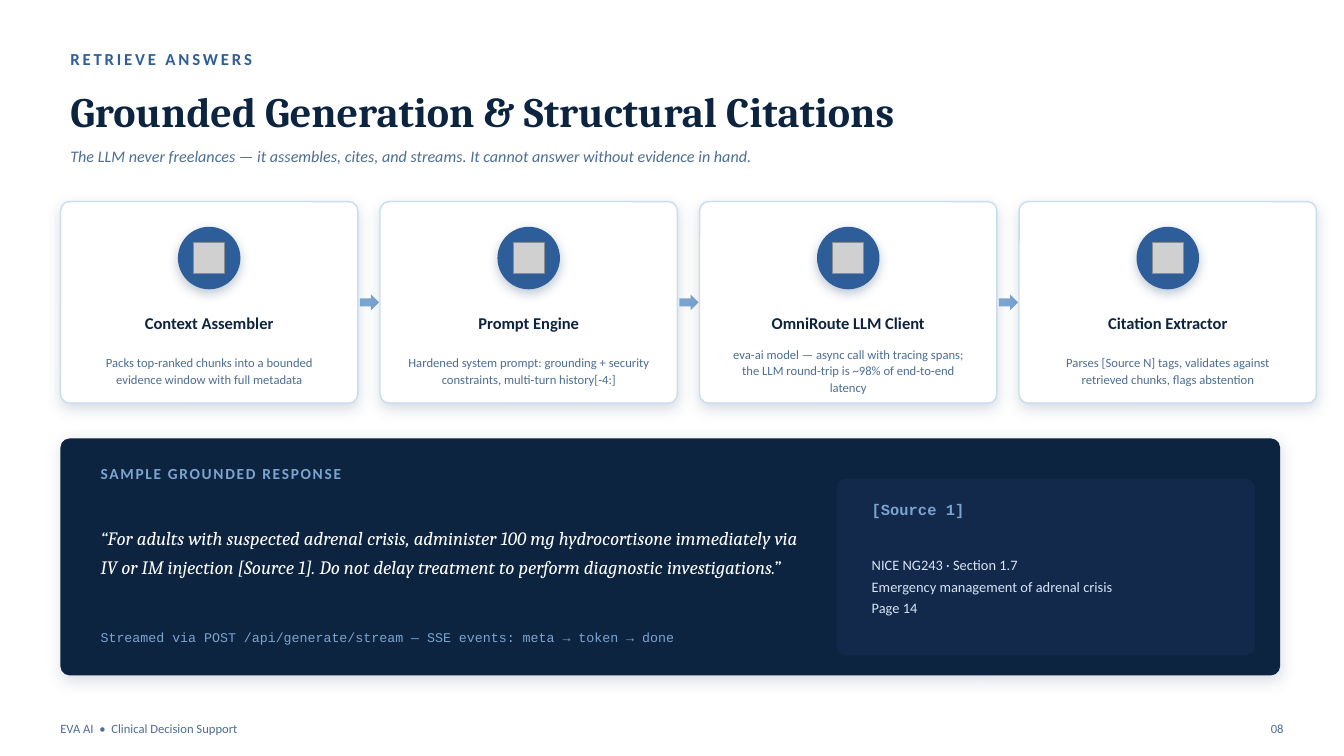
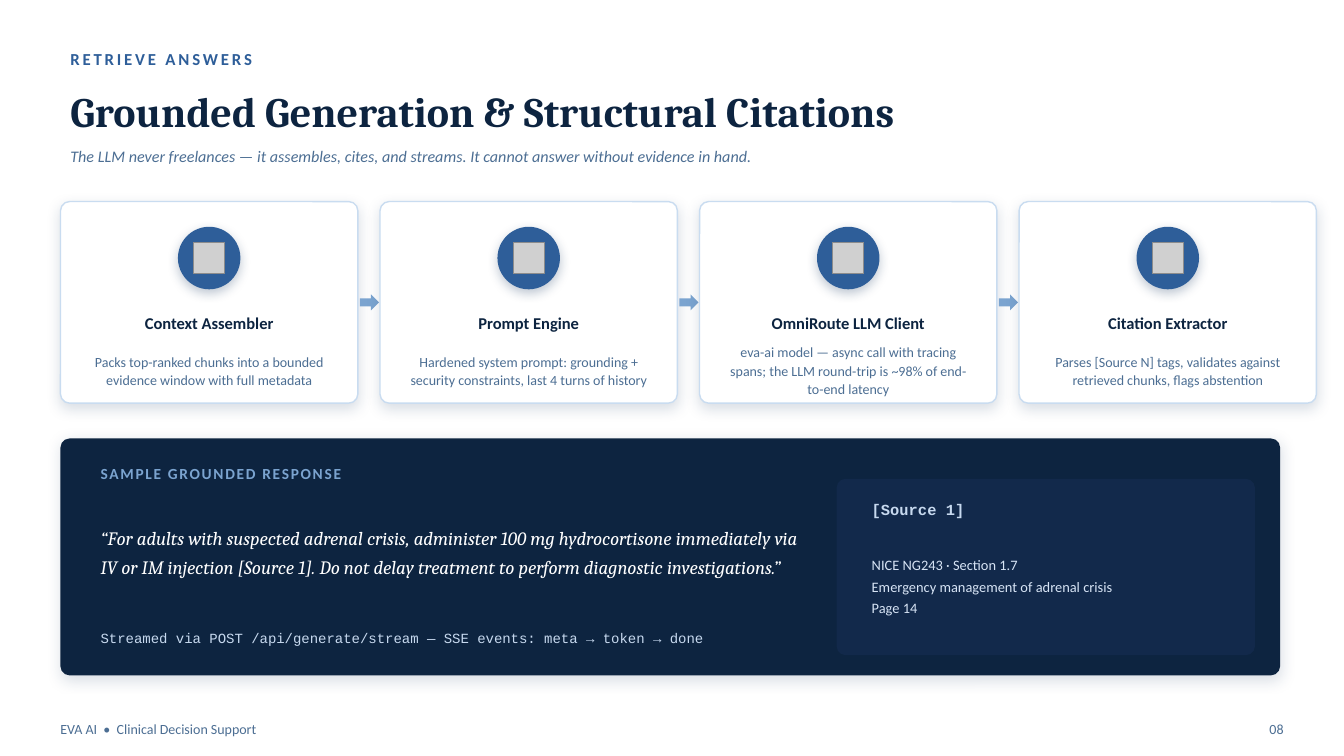
Before and after one commit to IbrahimAbdelsattar/Adrenal-Insufficiency-Guideline-RAG, a slide deck: slide 8 of Eva_AI_Presentation.pptx. Drawn at 1344x756 pixels with LibreOffice and Linux fonts; fonts in the diff are those of the drawing; grey boxes stand for pictures. Boxes give left, top, right and bottom in pixels: in the first picture for what was removed or moved away, otherwise in the second. Text is boxed around its words. In the diff, an @@ line names an element or a change of style, - is before the commit and + after.

```diff
--- a/Eva_AI_Presentation.pptx
+++ b/Eva_AI_Presentation.pptx
@@ text at <box>411,357,647,388</box>: text changed; size 9 to 10 pt @@
-Hardened system prompt: grounding + security constraints, multi-turn history[-4:]
+Hardened system prompt: grounding + security constraints, last 4 turns of history
@@ text "[Source 1]" at <box>872,504,965,518</box>: text colour #7BA4D0 to #C7D9EF @@
@@ text "Streamed via POST /api/generate/stream — ..." at <box>101,633,703,646</box>: size 9.5 to 10 pt, text colour #7BA4D0 to #C7D9EF @@
@@ size 9 to 10 pt in 5 elements at <box>95,357,324,385</box>, <box>730,347,966,396</box>, <box>1055,357,1280,388</box>, <box>60,724,256,737</box>, <box>1269,724,1283,734</box> @@
```
Also in this commit, not shown: 11 other slides changed, 2 other files.
